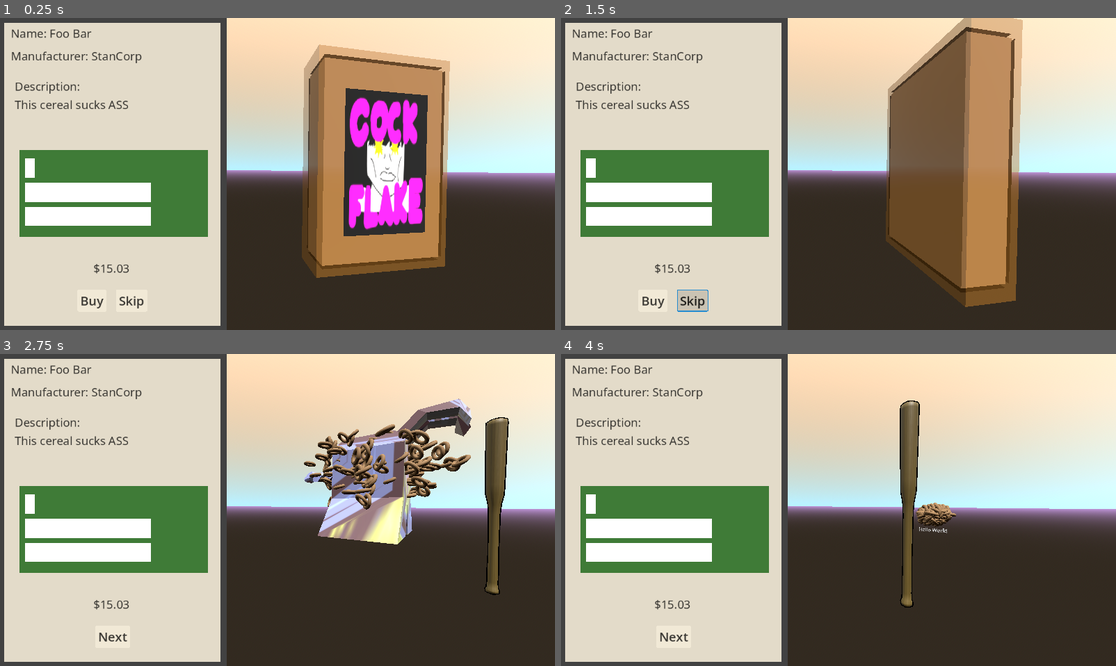
Above: before the commit, frames 1-4 (two rows, left to right).
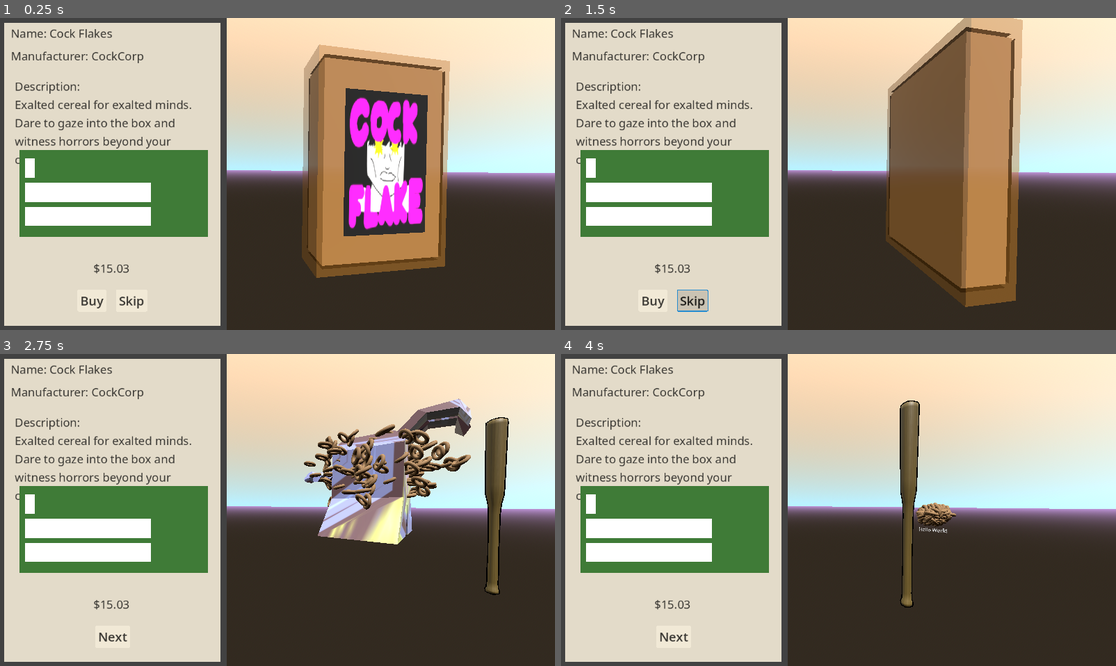
Above: after the commit, the same moments.

Repository: apet2929/NoviceJam2
Game: Godot game, scene res://game.tscn
Two runs of this game, one before a commit and one after it. Both use one fixed random seed, a clock stepped at 60 frames per second and the inputs below.
Inputs:
- Up to frame 1 (0.25 s): no input
- Up to frame 2 (1.5 s): click "Skip" at 0.5 s; click "Skip" at 1.25 s
- Up to frame 3 (2.75 s): click "Buy" at 2 s
- Up to frame 4 (4 s): click "Next" at 2.75 s; click "Buy" at 3.5 s

The runs differ from the first frame. In frame 1, 1.4% of the frame differs, in the area x 2-35%, y 3-47%; in frame 2, 1.4%; in frame 3, 1.4%; in frame 4, 1.4%.

Commit message:
Description Changes

Diff:
--- a/boxes/box1.tres
+++ b/boxes/box1.tres
@@ -7,11 +7,11 @@
 
 [resource]
 script = ExtResource("2_smfpb")
-name = "Foo Bar"
+name = "Cock Flakes"
 price = 15.03
-description = "This cereal sucks ASS"
-manufacturer = "StanCorp"
-rarity = 0
+description = "Exalted cereal for exalted minds. Dare to gaze into the box and witness horrors beyond your comprehension."
+manufacturer = "CockCorp"
+rarity = 2
 material = ExtResource("1_p4p0l")
 toy_mesh = ExtResource("4_ik6fi")
 brand_texture = ExtResource("1_smfpb")
--- a/boxes/box2.tres
+++ b/boxes/box2.tres
@@ -14,11 +14,11 @@
 
 [resource]
 script = ExtResource("2_dsvg0")
-name = "Cumios"
+name = "CMY Eagle Cereal"
 price = 9.95
-description = "This cereal will get you HARD"
-manufacturer = "ShitBrix"
-rarity = 2
+description = "Now with added baby bald eagle eyeballs for added vitamins and nutrients!"
+manufacturer = "The American Federation for Animal Abusers"
+rarity = 0
 material = SubResource("StandardMaterial3D_dsvg0")
 toy_mesh = SubResource("TextMesh_b8tuu")
 brand_texture = ExtResource("1_dsvg0")
--- /dev/null
+++ b/boxes/box3.tres
@@ -0,0 +1,25 @@
+[gd_resource type="Resource" script_class="BoxData" load_steps=6 format=3 uid="uid://ddeh5dtq3euw0"]
+
+[ext_resource type="Texture2D" uid="uid://bhkvegfakbxo5" path="res://assets/Happy Go Luckies.png" id="1_uvwt2"]
+[ext_resource type="Material" uid="uid://cue72lh3v2h7j" path="res://outline.tres" id="2_3v6bt"]
+[ext_resource type="Script" uid="uid://bq45u8nsq6ujc" path="res://box_data.gd" id="3_v00ih"]
+
+[sub_resource type="StandardMaterial3D" id="StandardMaterial3D_3v6bt"]
+next_pass = ExtResource("2_3v6bt")
+albedo_color = Color(0.53759, 0.330181, 0.466143, 1)
+roughness = 0.35
+
+[sub_resource type="TextMesh" id="TextMesh_b8tuu"]
+text = "Hello World"
+
+[resource]
+script = ExtResource("3_v00ih")
+name = "Happy Go Luckies"
+price = 9.95
+description = "Get GOing with Happy Go Luckies! The only cereal that puts a pep in your step and a smile on your face!"
+manufacturer = "Happy Co"
+rarity = 0
+material = SubResource("StandardMaterial3D_3v6bt")
+toy_mesh = SubResource("TextMesh_b8tuu")
+brand_texture = ExtResource("1_uvwt2")
+metadata/_custom_type_script = "uid://bq45u8nsq6ujc"
--- /dev/null
+++ b/boxes/box4.tres
@@ -0,0 +1,25 @@
+[gd_resource type="Resource" script_class="BoxData" load_steps=6 format=3 uid="uid://dlwlot6n7ua6"]
+
+[ext_resource type="Texture2D" uid="uid://8f8rl27nypb3" path="res://assets/HFHGAK.png" id="1_rdplg"]
+[ext_resource type="Material" uid="uid://cue72lh3v2h7j" path="res://outline.tres" id="2_4yxu7"]
+[ext_resource type="Script" uid="uid://bq45u8nsq6ujc" path="res://box_data.gd" id="3_1k64f"]
+
+[sub_resource type="StandardMaterial3D" id="StandardMaterial3D_4yxu7"]
+next_pass = ExtResource("2_4yxu7")
+albedo_color = Color(0.53759, 0.330181, 0.466143, 1)
+roughness = 0.35
+
+[sub_resource type="TextMesh" id="TextMesh_b8tuu"]
+text = "Hello World"
+
+[resource]
+script = ExtResource("3_1k64f")
+name = "\"Holy F#$! He's Got a Knife!\" Flakes"
+price = 9.95
+description = "RUN!! FUCKING RUN AWAY!!!! HE'S GONNA STAB YOU!!! RUN!!! HOLY FUCKING SHIT HE'S GOT A KNIFE HOLY FUCK SHIT AHHHHHHHHHHH!!!!!!!!"
+manufacturer = "JESUS CHRIST HOLY SHIT RAHHHHHHHH"
+rarity = 0
+material = SubResource("StandardMaterial3D_4yxu7")
+toy_mesh = SubResource("TextMesh_b8tuu")
+brand_texture = ExtResource("1_rdplg")
+metadata/_custom_type_script = "uid://bq45u8nsq6ujc"
--- a/game.tscn
+++ b/game.tscn
@@ -375,6 +375,7 @@
 theme = ExtResource("2_7jktm")
 text = "Description:
 Foo bar"
+autowrap_mode = 2
 
 [node name="PriceGraph" type="ColorRect" parent="UI"]
 custom_minimum_size = Vector2(80, 80)
